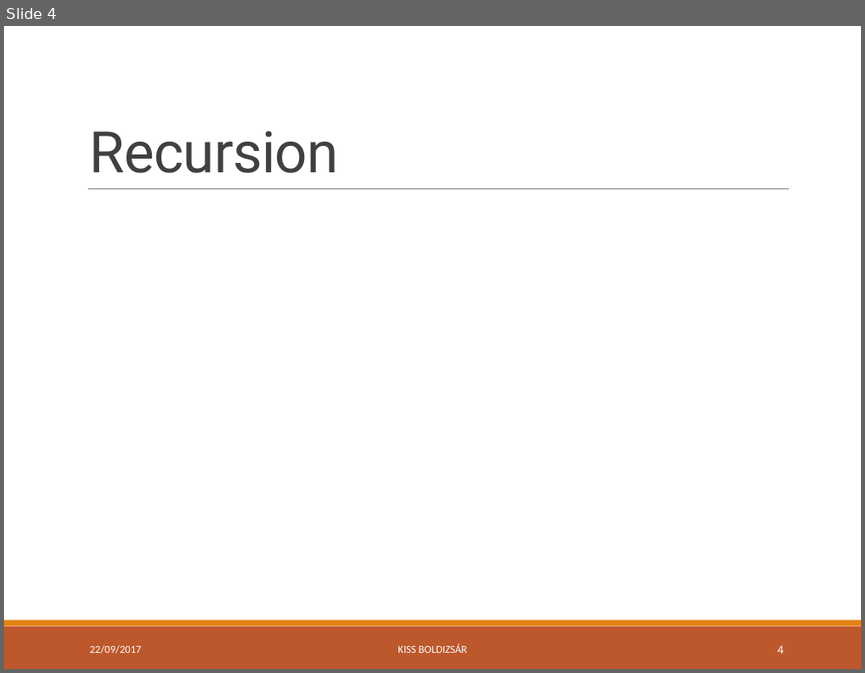
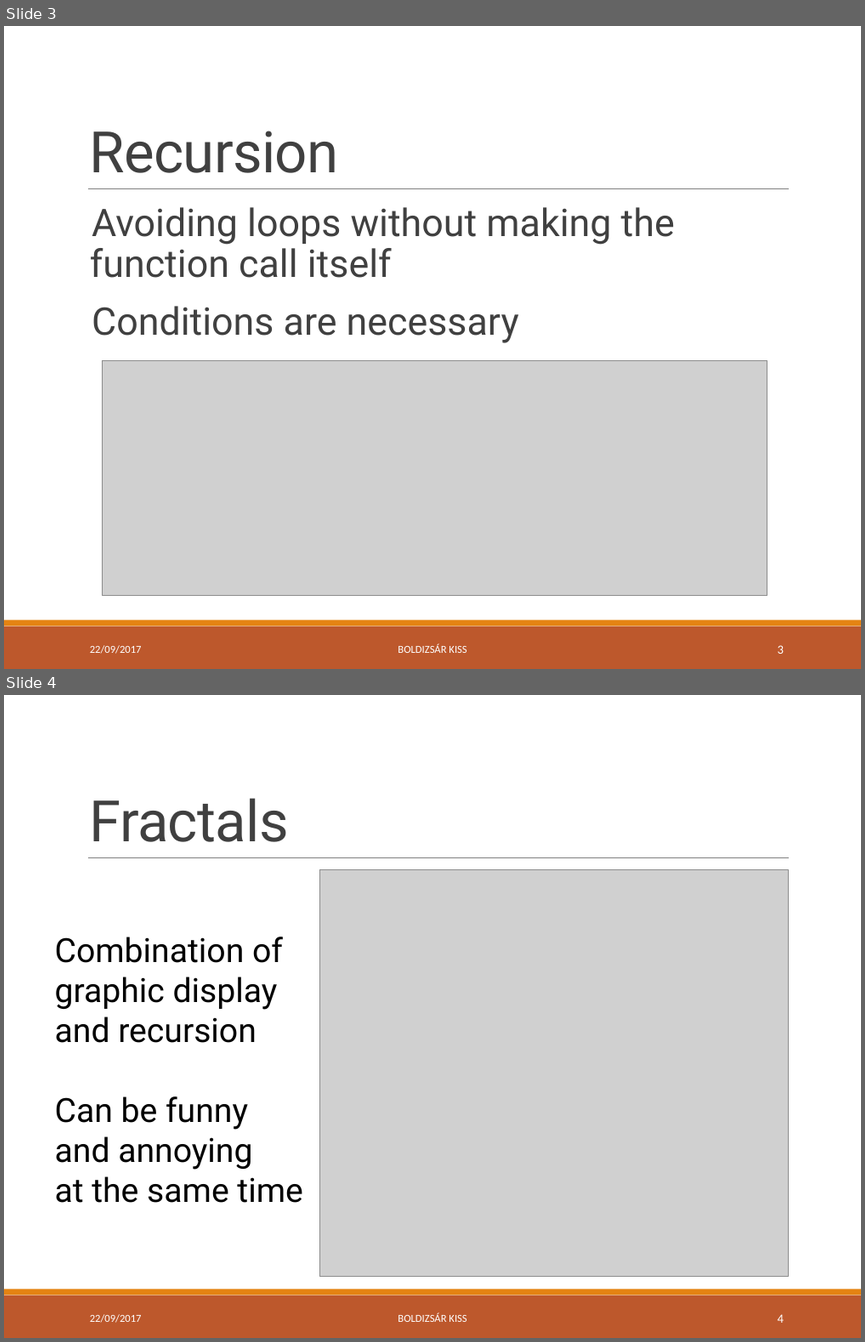
Before and after one commit to green-fox-academy/bpo106, a slide deck: week03/day05/demo/ppt-w03.pptx. Shown one above the other, each under a label of ours: slide 4 before the commit, slides 3 and 4 after it. The pictures are 865x673 and 865x1342 pixels, drawn with LibreOffice and Linux fonts; fonts in the diff are those of the drawing; grey boxes stand for pictures. Boxes give left, top, right and bottom in pixels: in the first picture for what was removed or moved away, otherwise in the second. Text is boxed around its words. In the diff, an @@ line names an element or a change of style, - is before the commit and + after.

```diff
--- a/week03/day05/demo/ppt-w03.pptx
+++ b/week03/day05/demo/ppt-w03.pptx
@@ slide 4 added at box(4, 695, 861, 1338), background #FFFFFF; not listed: 3 template elements that a slide beside it also shows @@
@@ title added at box(90, 798, 289, 842), 48 pt, text #404040 @@
+Fractals
@@ picture added at box(319, 870, 788, 1276) @@
@@ text added at box(55, 936, 302, 1202), 28 pt, text #000000 @@
+Combination of graphic display and recursion
+Can be funny and annoying
+at the same time
@@ text added at box(90, 1314, 142, 1322), 9 pt, text #FFFFFF @@
+22/09/2017
@@ text added at box(398, 1312, 466, 1321), 9 pt, text #FFFFFF @@
+BOLDIZSÁR KISS
@@ page number added at box(778, 1314, 783, 1322), 10.5 pt, text #FFFFFF @@
+4
@@ what was slide 4 is now slide 3 @@
@@ slide 3 changed as well @@
@@ text added at box(90, 207, 675, 343), 32 pt, text #404040 @@
+  Avoiding loops without making the function call itself
+  Conditions are necessary
@@ picture added at box(102, 361, 766, 595) @@
@@ text at box(398, 643, 466, 652): text changed @@
-KISS BOLDIZSÁR
+BOLDIZSÁR KISS
@@ page number at box(778, 645, 783, 653): text changed @@
-4
+3
```
Also in this commit, not shown: 5 other slides changed, 2 other slides added.
